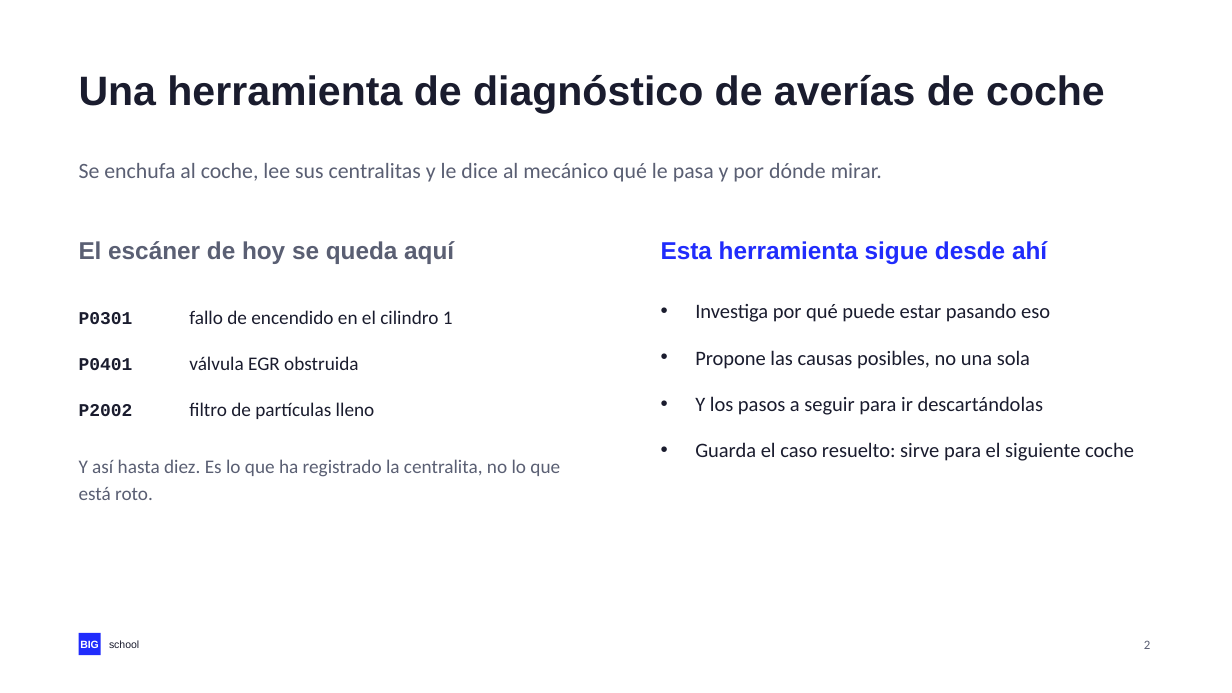
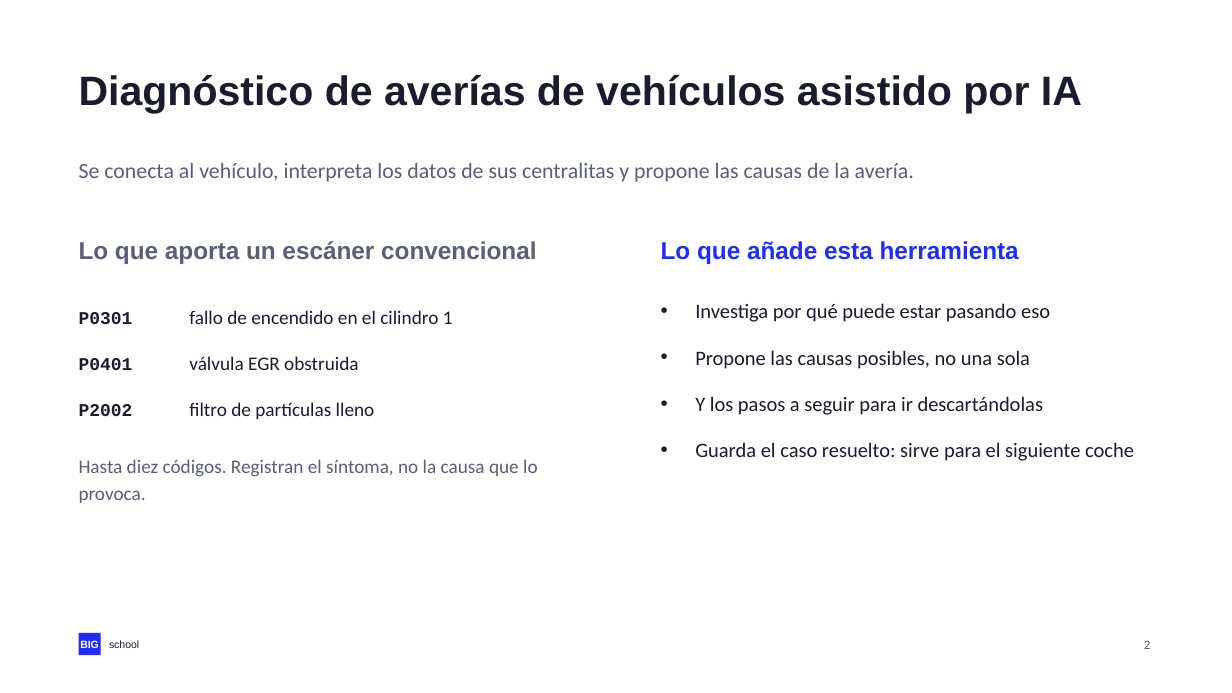
Before and after one commit to NovilloQuinta/intelligent-automotive-diagnostics, a slide deck: slide 2 of docs/presentacion/tfm-intelligent-automotive-diagnostics.pptx. Drawn at 1232x693 pixels with LibreOffice and Linux fonts; fonts in the diff are those of the drawing. Boxes give left, top, right and bottom in pixels: in the first picture for what was removed or moved away, otherwise in the second. Text is boxed around its words. In the diff, an @@ line names an element or a change of style, - is before the commit and + after.

```diff
--- a/docs/presentacion/tfm-intelligent-automotive-diagnostics.pptx
+++ b/docs/presentacion/tfm-intelligent-automotive-diagnostics.pptx
@@ text at (79, 75, 1082, 114): text changed @@
-Una herramienta de diagnóstico de averías de coche
+Diagnóstico de averías de vehículos asistido por IA
@@ text at (79, 163, 914, 182): text changed @@
-Se enchufa al coche, lee sus centralitas y le dice al mecánico qué le pasa y por dónde mirar.
+Se conecta al vehículo, interpreta los datos de sus centralitas y propone las causas de la avería.
@@ text at (79, 241, 536, 264): text changed @@
-El escáner de hoy se queda aquí
+Lo que aporta un escáner convencional
@@ text at (661, 241, 1019, 264): text changed @@
-Esta herramienta sigue desde ahí
+Lo que añade esta herramienta
@@ text at (79, 459, 538, 503): text changed @@
-Y así hasta diez. Es lo que ha registrado la centralita, no lo que está roto.
+Hasta diez códigos. Registran el síntoma, no la causa que lo provoca.
```
Also in this commit, not shown: 14 other slides changed, 3 other files.
